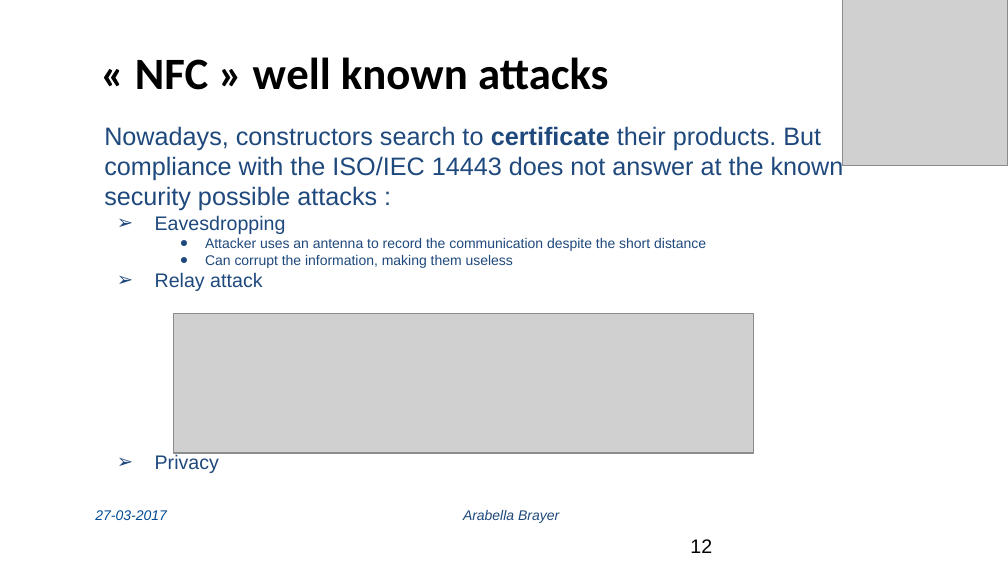
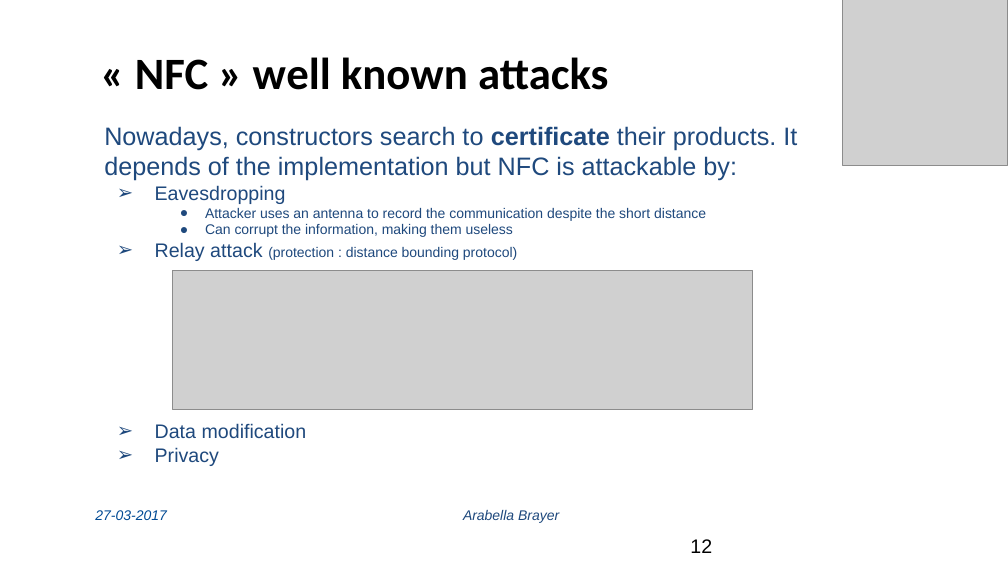
Before and after one commit to subsib/NFC, a slide deck: slide 12 of Near Field Communication (NFC).pptx. Drawn at 1008x567 pixels with LibreOffice and Linux fonts; fonts in the diff are those of the drawing; grey boxes stand for pictures; background and template pictures are left out. Boxes give left, top, right and bottom in pixels: in the first picture for what was removed or moved away, otherwise in the second. Text is boxed around its words. In the diff, an @@ line names an element or a change of style, - is before the commit and + after.

Commit message:
update

```diff
--- a/Near Field Communication (NFC).pptx
+++ b/Near Field Communication (NFC).pptx
@@ text at <box>104,126,797,181</box>: text changed @@
-Nowadays, constructors search to certificate their products. But compliance with the ISO/IEC 14443 does not answer at the known security possible attacks :
+Nowadays, constructors search to certificate their products. It depends of the implementation but NFC is attackable by:
@@ text at <box>155,242,517,439</box>: text changed; size 14 to 10 pt @@
-➢ Relay attack
+➢ Relay attack (protection : distance bounding protocol)
+➢ Data modification
@@ picture: place and size @@
-picture at <box>173,313,753,453</box>
+picture at <box>172,270,752,409</box>
```
Also in this commit, not shown: 6 other slides changed.
